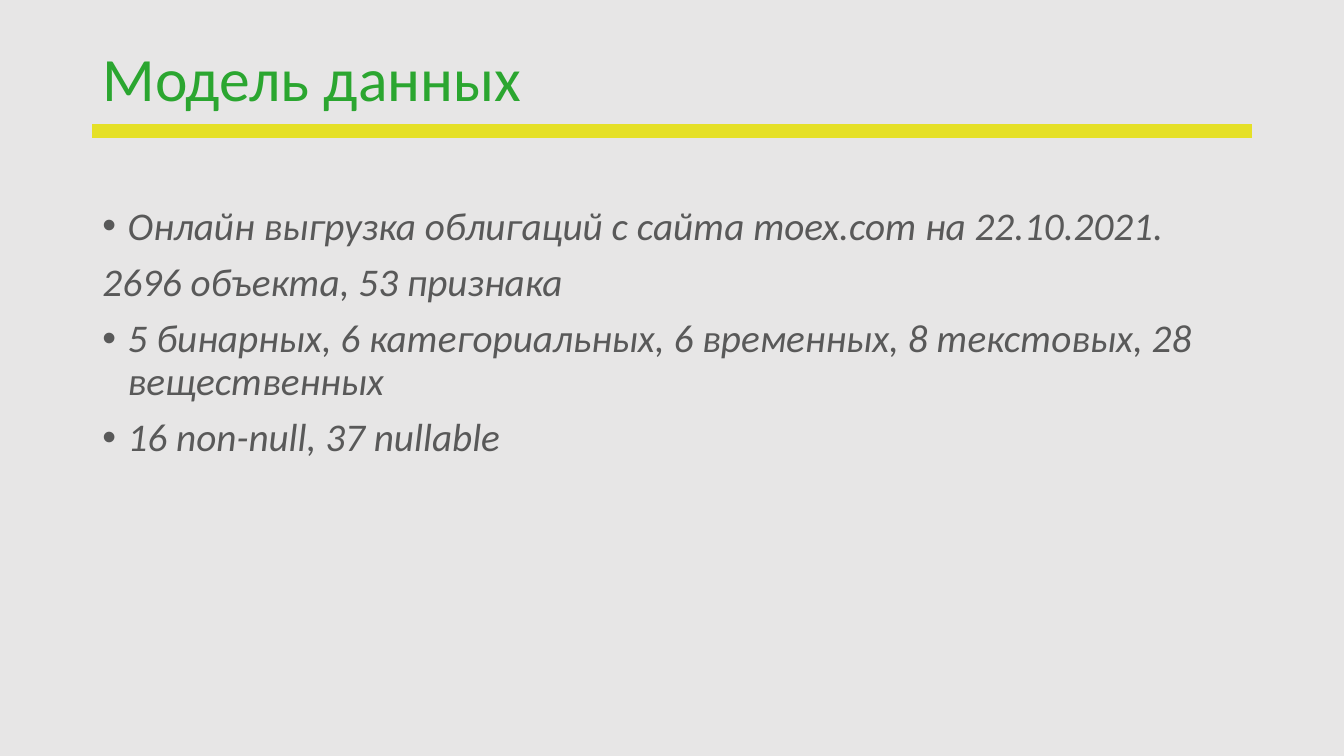
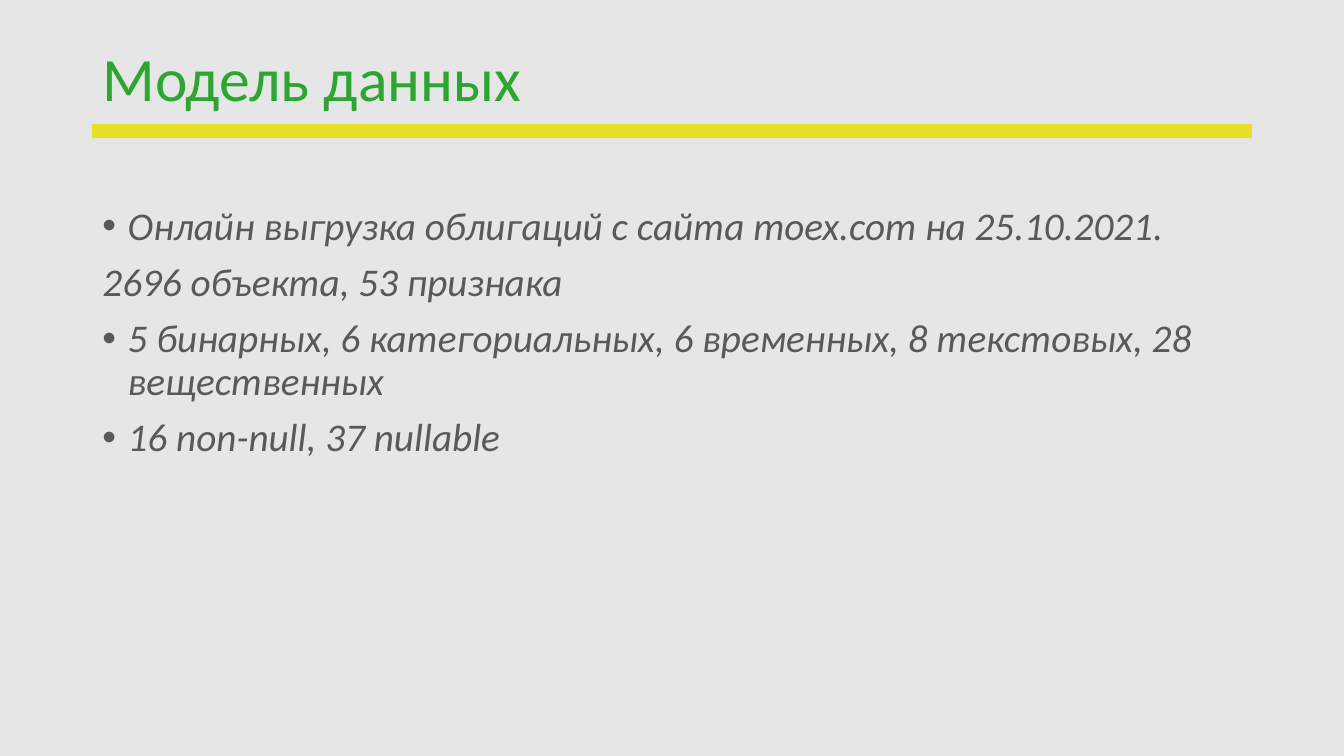
Before and after one commit to buxkirill/reboot_DA, a slide deck: slide 4 of final_project/ПЕРЕЗАПУСК_Защита проекта.pptx. Drawn at 1344x756 pixels with LibreOffice and Linux fonts; fonts in the diff are those of the drawing; background and template pictures are left out. Boxes give left, top, right and bottom in pixels: in the first picture for what was removed or moved away, otherwise in the second. Text is boxed around its words. In the diff, an @@ line names an element or a change of style, - is before the commit and + after.

```diff
--- a/final_project/ПЕРЕЗАПУСК_Защита проекта.pptx
+++ b/final_project/ПЕРЕЗАПУСК_Защита проекта.pptx
@@ text at bbox=[128, 213, 1163, 247]: text changed @@
-• Онлайн выгрузка облигаций с сайта moex.com на 22.10.2021.
+• Онлайн выгрузка облигаций с сайта moex.com на 25.10.2021.
```
Also in this commit, not shown: 2 other slides changed.
